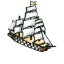
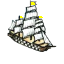
Revision of a layered 64x64 image; what changed, layer by layer:
painted on "Pasted Layer" over box(20, 2, 43, 18)
